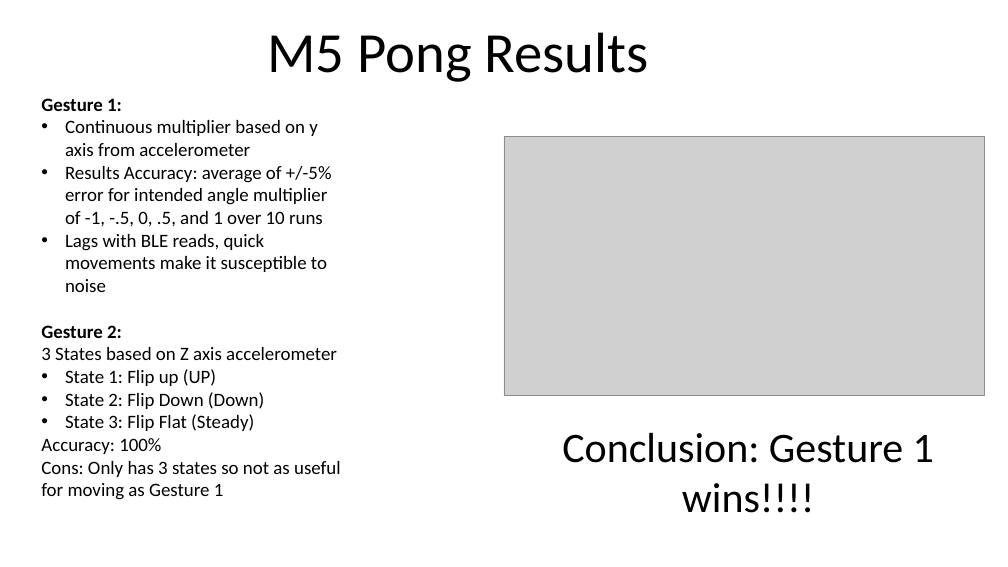
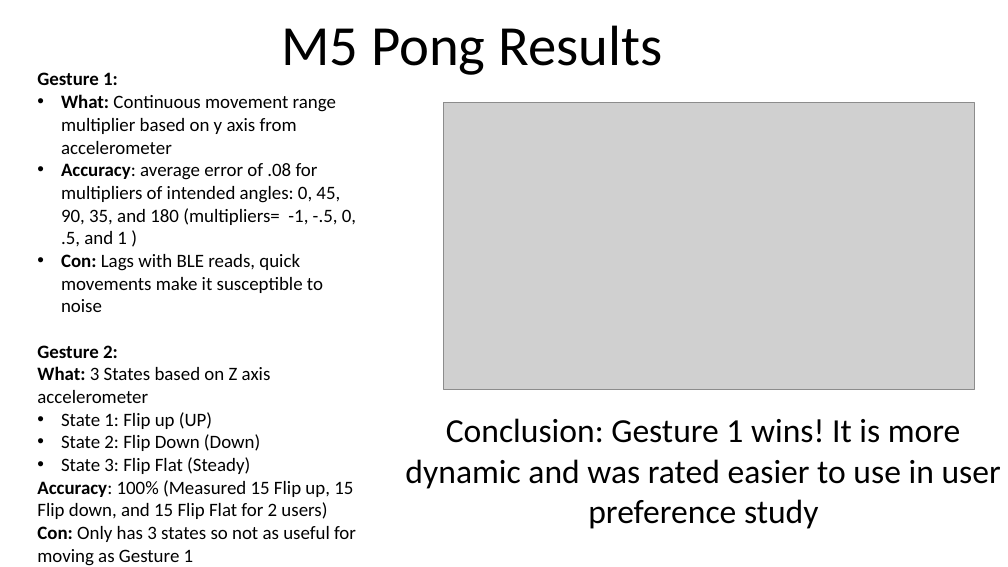
Before and after one commit to SimonSchirber/M119, a slide deck: slide 1 of M5/results.pptx. Drawn at 1008x567 pixels with LibreOffice and Linux fonts; fonts in the diff are those of the drawing; grey boxes stand for pictures. Boxes give left, top, right and bottom in pixels: in the first picture for what was removed or moved away, otherwise in the second. Text is boxed around its words. In the diff, an @@ line names an element or a change of style, - is before the commit and + after.

Commit message:
added results from study

```diff
--- a/M5/results.pptx
+++ b/M5/results.pptx
@@ title "M5 Pong Results": place and size @@
-title "M5 Pong Results" at [268, 32, 649, 82]
+title "M5 Pong Results" at [281, 25, 662, 75]
@@ text "Gesture 1:": place and size @@
-text "Gesture 1:" at [41, 98, 341, 500]
+text "Gesture 1:" at [37, 72, 356, 566]
@@ text at [61, 94, 356, 312]: text changed @@
-• Continuous multiplier based on y axis from accelerometer
-• Results Accuracy: average of +/-5% error for intended angle multiplier of -1, -.5, 0, .5, and 1 over 10 runs
-• Lags with BLE reads, quick movements make it susceptible to noise
+• What: Continuous movement range multiplier based on y axis from accelerometer
+• Accuracy: average error of .08 for multipliers of intended angles: 0, 45, 90, 35, and 180 (multipliers= -1, -.5, 0, .5, and 1 )
+• Con: Lags with BLE reads, quick movements make it susceptible to noise
@@ picture: place and size @@
-picture at [504, 137, 985, 396]
+picture at [444, 103, 975, 389]
@@ text at [37, 366, 271, 403]: text changed @@
-3 States based on Z axis accelerometer
+What: 3 States based on Z axis accelerometer
@@ text at [405, 418, 1001, 529]: text changed; size 40 to 32 pt @@
-Conclusion: Gesture 1 wins!!!!
+Conclusion: Gesture 1 wins! It is more dynamic and was rated easier to use in user preference study
@@ text at [37, 480, 356, 566]: text changed @@
-Accuracy: 100%
-Cons: Only has 3 states so not as useful for moving as Gesture 1
+Accuracy: 100% (Measured 15 Flip up, 15 Flip down, and 15 Flip Flat for 2 users)
+Con: Only has 3 states so not as useful for moving as Gesture 1
```
